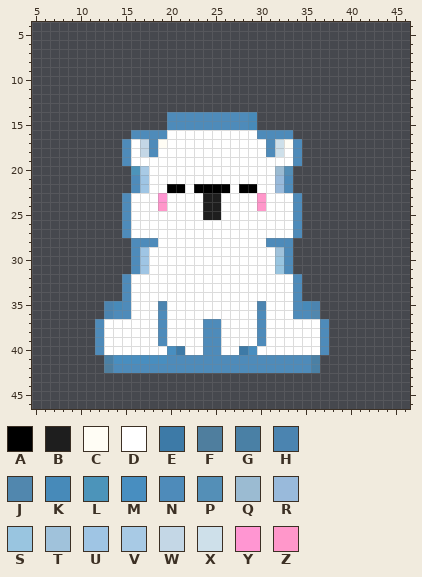
A pixel-art sprite gets an edit: src/imgs/inimigo.png. The picture above was drawn from the file before the commit.
The file is 50x50 pixels. Colours within 5 levels of each other are drawn and written as one. Shown: x 5..46, y 4..46.
Palette (. is transparent): A #000000  B #1e1e1e  C #fffdf5  D #ffffff  E #3d7aa7  F #4f7e9e  G #4a80a5  H #4b84b0  J #5187ae  K #478ab9  L #4c94ba  M #488ec0  N #4e8bba  P #548fb7  Q #9bbbd2  R #99badb  S #99c5e0  T #a0c2db  U #9fc5e4  V #a8cae5  W #c4d7e6  X #cee0ea  Y #ff96d2  Z #ff97ca
Pixels before, first column x 12:
14 ........NNNNNNNNNK........
15 ........NNNNNNNNNK........
16 ....NNNNDDDDDDDDDDNNNN....
17 ...NDWNCDDDDDDDDDDDNXCN...
18 ...NDWNDDDDDDDDDDDDNXDN...
19 ...NDDDDDDDDDDDDDDDDDDN...
20 ....LVDDDDDDDDDDDDDDQP....
21 ....NUDDDDDDDDDDDDDDRN....
22 ....NUDDAADAAAADAADDRN....
23 ...NDDDYDDDDBBDDDDZDDDN...
24 ...NDDDZDDDDBBDDDDZDDDN...
25 ...NDDDDDDDDBBDDDDDDDDN...
26 ...NDDDDDDDDDDDDDDDDDDN...
27 ...NDDDDDDDDDDDDDDDDDDN...
28 ....NNNDDDDDDDDDDDDNNN....
29 ....NUDDDDDDDDDDDDDDTN....
30 ....NUDDDDDDDDDDDDDDSN....
31 ....NUDDDDDDDDDDDDDDSN....
32 ...NDDDDDDDDDDDDDDDDDDN...
33 ...NDDDDDDDDDDDDDDDDDDN...
34 ...NDDDDDDDDDDDDDDDDDDN...
35 .HKNDDDHDDDDDDDDDDHDDDNKH.
36 .HNNDDDNDDDDDDDDDDNDDDNNJ.
37 NDDDDDDNDDDDNNDDDDNDDDDDDN
38 NDDDDDDNDDDDNNDDDDNDDDDDDN
39 NDDDDDDNDDDDNNDDDDNDDDDDDN
40 NDDDDDDDMEDDNNDDEMDDDDDDDN
41 .GMMMMMMNNNNNNNNNNNNNNNNG.
42 .FNNNNNNNNNNNNNNNNNNNNNNG.
New version:
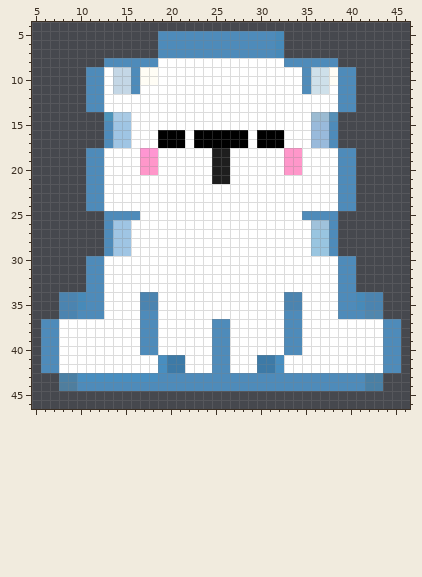
Message: Feito boa parte do inimigo
The exact change:
Changed rows in their new state; - is an unchanged pixel.
first column x 6:
 5 -------------NNNNNNNNNNNNNK-------------
 6 -------------NNNNNNNNNNNNNK-------------
 7 -------------NNNNNNNNNNNNNK-------------
 8 -------NNNNNNDDDDDDDDDDDDDDNNNNNN-------
 9 -----NNDWWNCCDDDDDDDDDDDDDDDDNXXCNN-----
10 -----NNDWWNCCDDDDDDDDDDDDDDDDNXXCNN-----
11 -----NNDWWNDDDDDDDDDDDDDDDDDDNXXDNN-----
12 -----NNDDDDDDDDDDDDDDDDDDDDDDDDDDNN-----
13 -----NNDDDDDDDDDDDDDDDDDDDDDDDDDDNN-----
14 -------LVVDDDDDDDDDDDDDDDDDDDDQQP-------
15 -------NUUDDDDDDDDDDDDDDDDDDDDRRN-------
16 -------NUUDDDAAA-AAAAAA-AAADDDRRN-------
17 -------NUU-DDAAA-AAAAAA-AAADDDRRN-------
18 -----NNDDD-YY------BB----DDZZDDDDNN-----
19 -----NNDDD-ZZ------BB------ZZDDDDNN-----
20 -----NNDDDDZZ------BB-----DZZDDDDNN-----
21 -----NNDDDDD-------BB-----DDDDDDDNN-----
22 -----NNDDDDD--DD-DDDD-DD--DDDDDDDNN-----
23 -----NNDDD---D----DD----D---DDDDDNN-----
24 -----NNDDD---D----DD----D---DDDDDNN-----
25 -------NN-N-------DD--------DNNNN-------
26 -------NUU------------------DDTTN-------
27 -------NUU------------------DDSSN-------
28 -------NUUDDD------------DDDDDSSN-------
29 -------NUUDD--------------DDDDSSN-------
30 -----NNDDDDD--------------DDDDDDDNN-----
31 -----NNDDDDD--------------DDDDDDDNN-----
32 -----NNDDD------------------DDDDDNN-----
33 -----NNDDD------------------DDDDDNN-----
34 --HHKNNDDD-HH--------------HHDDDDNNKHH--
35 --HHKNNDDD-HHD----------D--HHDDDDNNKHH--
36 --HHNNNDDD-NND----------D--N-DDDDNNNJJ--
37 NNDDDDD----NND----D-N---D--NN--DDDDDDDNN
38 NNDDDDD----NND----D-N---D--NN--DDDDDDDNN
39 NNDDDDD----NND----D-N---D--NN--DDDDDDDNN
40 NNDDDDD----NN-DD--D-N-DD---NN--DDDDDDDNN
41 NNDDDDDDDDDDD-EEDDD--DDDEEMDDDDDDDDDDDNN
42 NNDDDDDDDDDDDMEEDDD--DDDEEMDDDDDDDDDDDNN
43 --GGMMMMMMMMMNNNNNNNNNNNNNNNNNNNNNNNGG--
44 --FFNNNNNNNNNNNNNNNNNNNNNNNNNNNNNNNNGG--
Changed places in both pictures, as pixel boxes (x1, y1, x2, y2):
changed: (41, 31, 401, 391)
